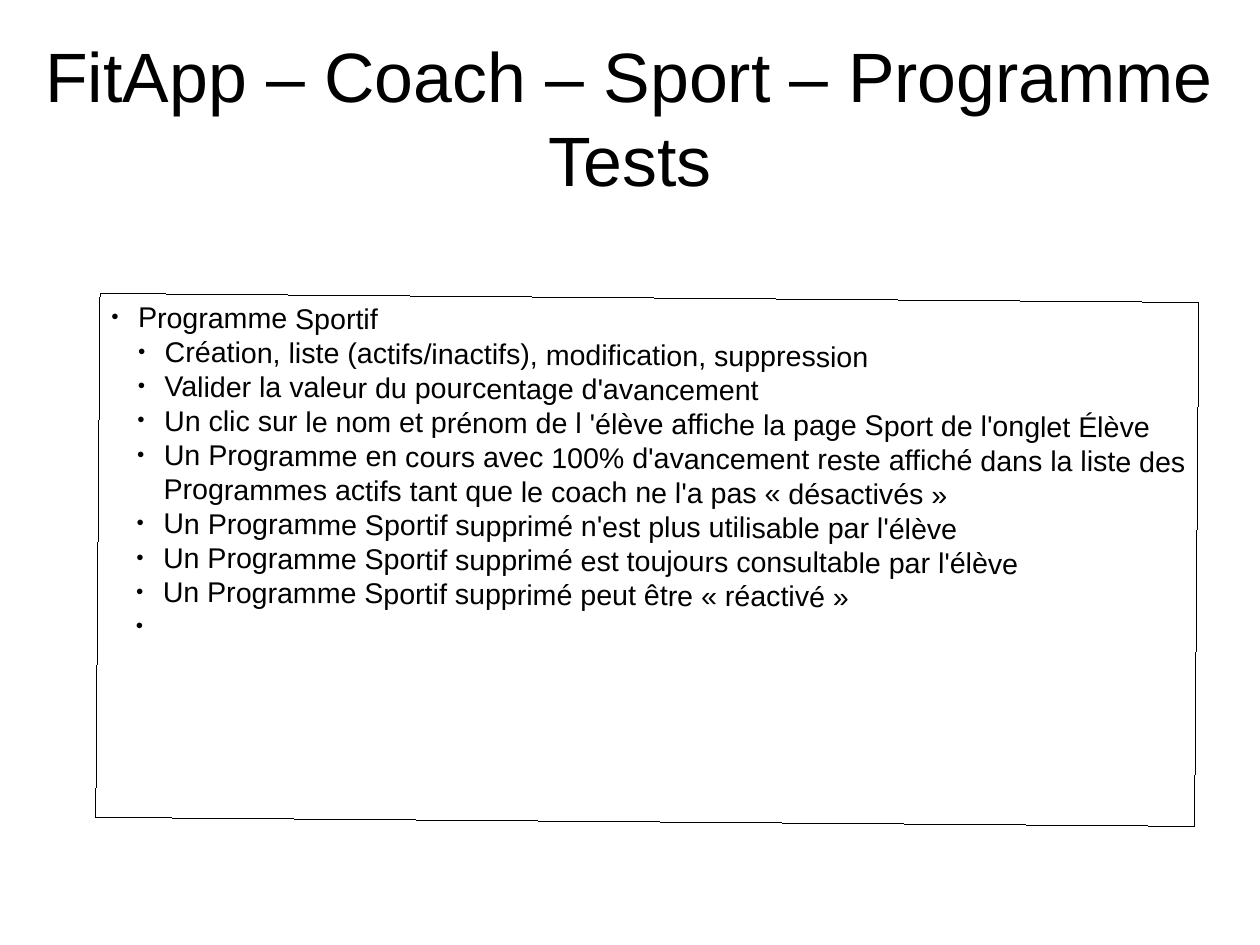
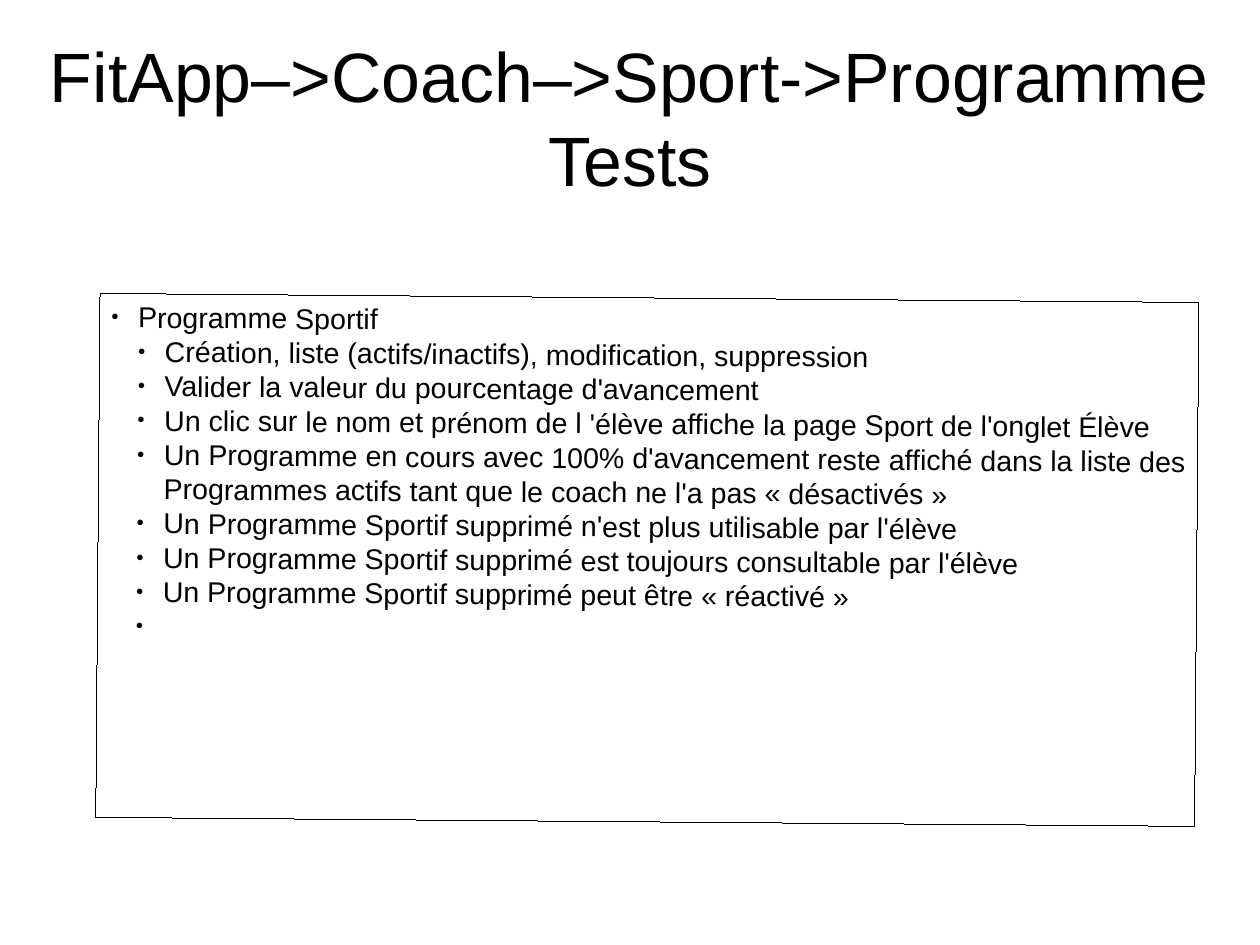
Before and after one commit to NicolasGavard/WebVysionSportV2, a slide deck: slide 24 of Documentations/FitApp.odp. Drawn at 1260x945 pixels with LibreOffice and Linux fonts; fonts in the diff are those of the drawing. Boxes give left, top, right and bottom in pixels: in the first picture for what was removed or moved away, otherwise in the second. Text is boxed around its words. In the diff, an @@ line names an element or a change of style, - is before the commit and + after.

```diff
--- a/Documentations/FitApp.odp
+++ b/Documentations/FitApp.odp
@@ title at [50,51,1208,187]: text changed @@
-FitApp – Coach – Sport – Programme
-Tests
+FitApp–>Coach–>Sport->Programme
+Tests
```
Also in this commit, not shown: 19 other slides changed, 1 slide added, 1 slide removed.
